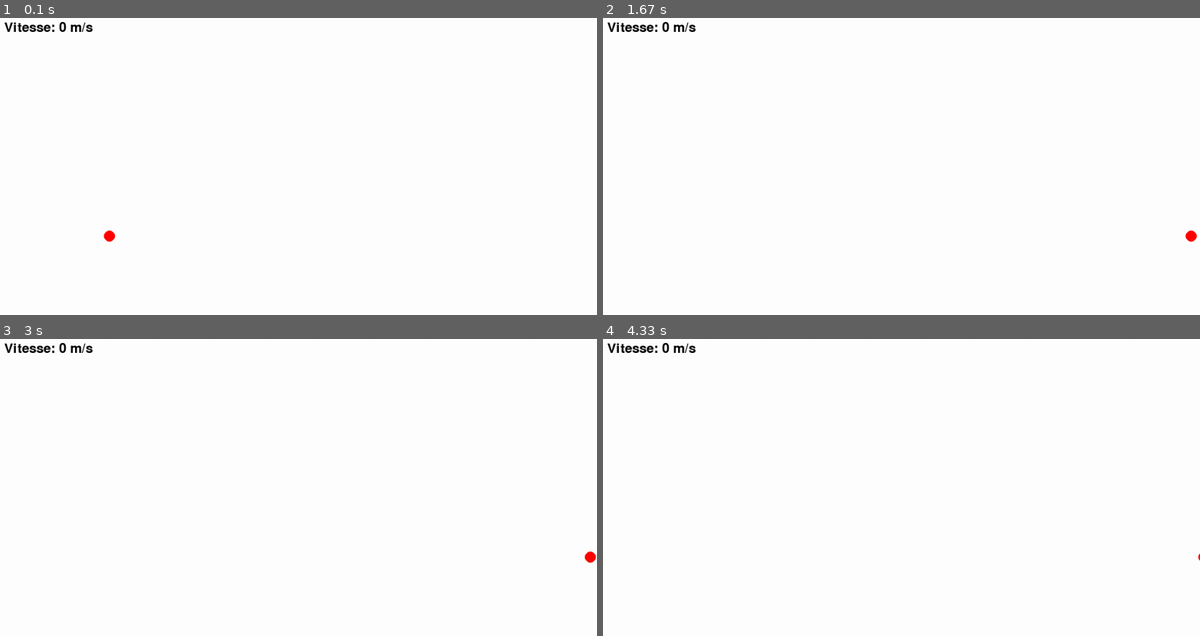
Above: before the commit, frames 1-4 (two rows, left to right).
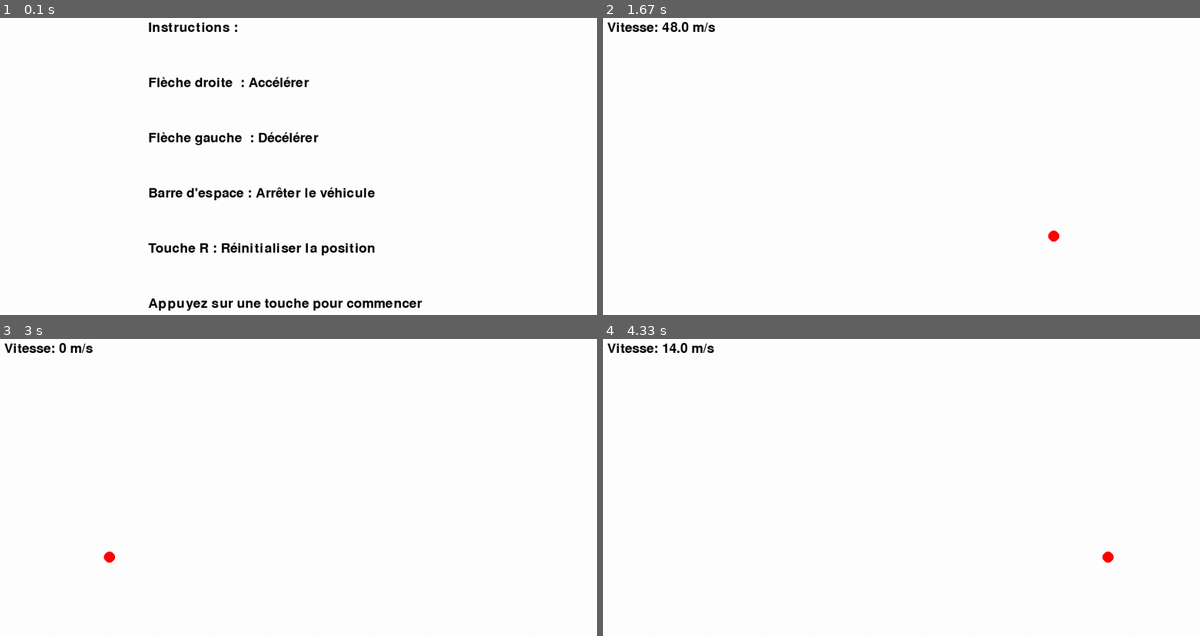
Above: after the commit, the same moments.

Repository: Singh-Jaskaranpreet/projet_robot_LU2IN013
Game: pygame game, started from simulateur.py
Same seed, same stepped clock (60 frames per second), same inputs: the game is played once before the commit and once after it.
Inputs:
- Up to frame 1 (0.1 s): no input
- Up to frame 2 (1.67 s): hold R 0.33-0.8 s; hold Right 0.33-0.8 s; hold Right 0.83-1.3 s; hold Right from 1.33 s (still down)
- Up to frame 3 (3 s): release Right at 1.8 s; hold R 2.4-2.8 s; hold Left 2.4-2.8 s
- Up to frame 4 (4.33 s): hold Right 3.27-3.9 s; hold Left from 3.93 s (still down)

The runs differ from the first frame. In frame 1, 3.7% of the frame differs, in the area x 0-71%, y 1-99%; in frame 2, 0.3%; in frame 3, 0.1%; in frame 4, 0.2%.

Commit message:
I have made some changer in simulateur and Vehicule

Diff:
--- a/Vehicule.py
+++ b/Vehicule.py
@@ -9,6 +9,9 @@
         self.y = y
         self.vitesse = vitesse
         self.nb_roues = nb_roues
+        self.starting_point_x=x
+        self.starting_point_y=y
+
 
     def acceleration(self, acc):
         self.vitesse += acc
@@ -22,6 +25,10 @@
     def bouger(self):
         self.x += self.vitesse
 
+    def restart(self):
+        self.x=self.starting_point_x
+        self.vitesse=0
+
     def gerer_controles(self, keys):
         if keys[pygame.K_RIGHT]:
             self.acceleration(0.5)
@@ -29,3 +36,5 @@
             self.deceleration(0.5)
         if keys[pygame.K_SPACE]:
             self.arret()
+        if keys[pygame.K_r]:
+            self.restart()
--- a/simulateur.py
+++ b/simulateur.py
@@ -20,7 +20,44 @@
 environnement = Environnement(LARGEUR, HAUTEUR)
 vehicule = Vehicule("Voiture", 200, HAUTEUR // 2, 0, 4)
 
-# Boucle principale
+# Fonction pour afficher les instructions
+def afficher_instructions():
+    font = pygame.font.SysFont(None, 36)
+
+    # Créer le texte des instructions
+    instructions = [
+        "Instructions :",
+        "Flèche droite  : Accélérer",
+        "Flèche gauche  : Décélérer",
+        "Barre d'espace : Arrêter le véhicule",
+        "Touche R : Réinitialiser la position",
+        "Appuyez sur une touche pour commencer"
+    ]
+
+    screen.fill(BLANC)  # Remplir l'écran en blanc
+    y_offset = 10 # Position de départ pour l'affichage des instructions
+
+    for line in instructions:
+        text = font.render(line, True, NOIR)
+        screen.blit(text, (LARGEUR // 4, y_offset))  # Affiche chaque ligne de texte
+        y_offset += 100  # Espacement entre les lignes
+
+    pygame.display.flip()  # Met à jour l'écran
+
+# Afficher l'écran d'instructions avant de commencer
+afficher_instructions()
+
+# Attendre que l'utilisateur appuie sur une touche pour commencer
+attente = True
+while attente:
+    for event in pygame.event.get():
+        if event.type == pygame.QUIT:
+            pygame.quit()
+            sys.exit()
+        if event.type == pygame.KEYDOWN:  # Une touche a été pressée
+            attente = False  # On sort de la boucle et commence la simulation
+
+# Boucle principale de la simulation
 clock = pygame.time.Clock()
 
 while True:
